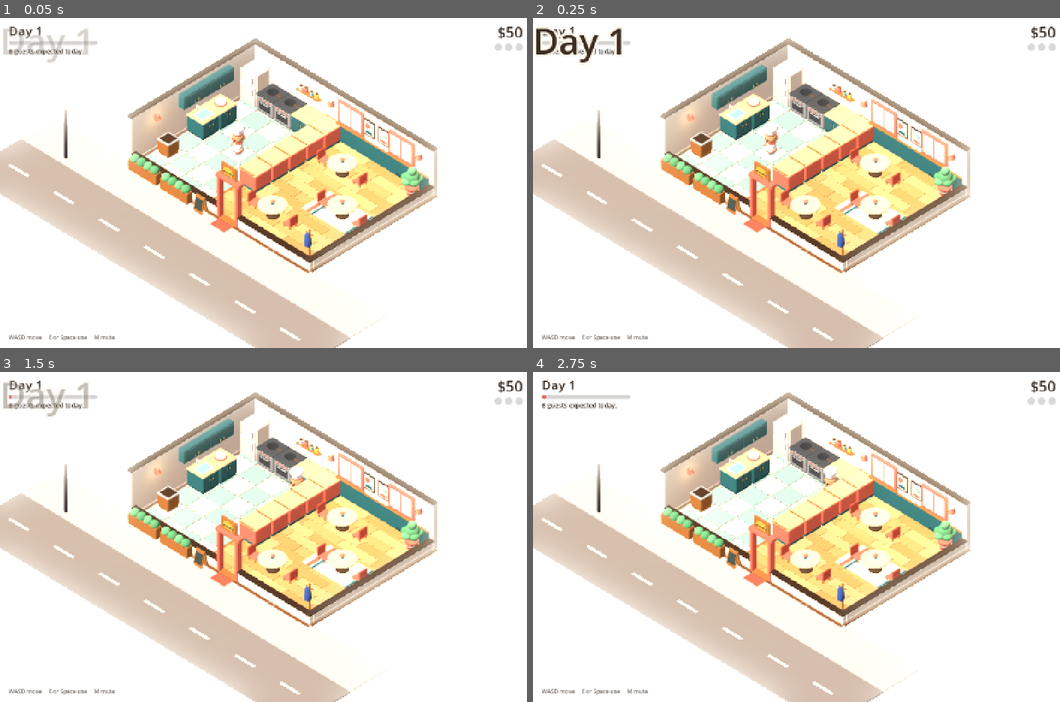
Above: before the commit, frames 1-4 (two rows, left to right).
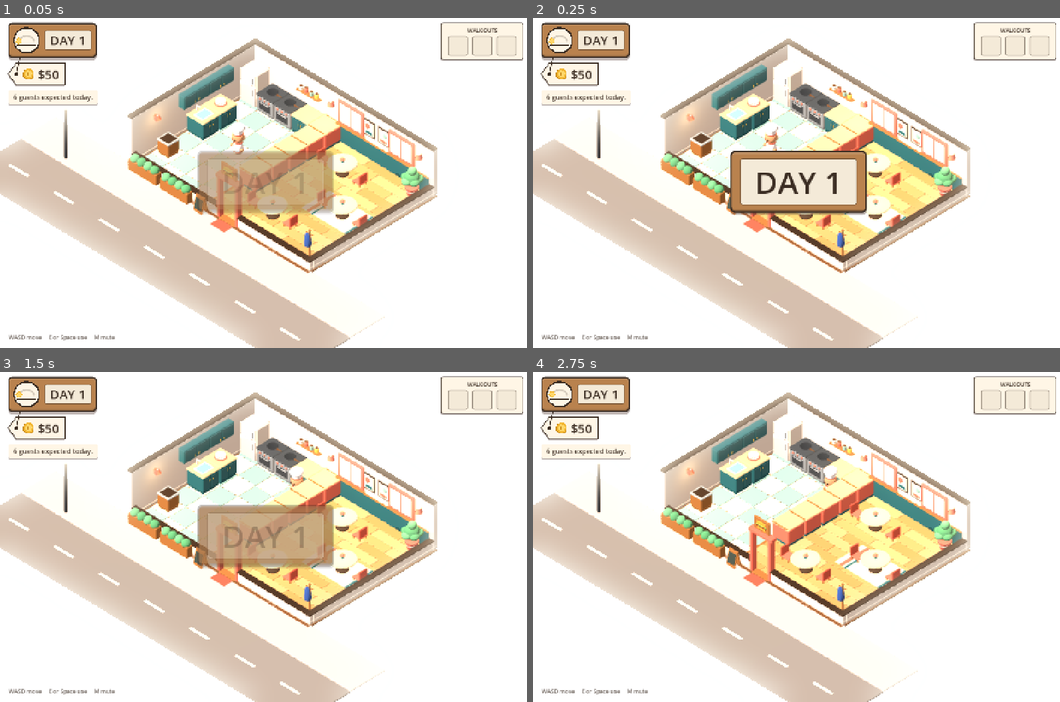
Above: after the commit, the same moments.

Repository: Ghigog/Regulars
Game: Godot game, scene res://game/main.tscn
Same seed, same stepped clock (60 frames per second), same inputs: the game is played once before the commit and once after it.
Inputs (mouse positions are in pixels of both pictures, inside the frame that each line leads up to):
- Up to frame 1 (0.05 s): no input
- Up to frame 2 (0.25 s): no input
- Up to frame 3 (1.5 s): tap Enter at 0.5 s; move the mouse to (384, 520) at 0.52 s; hold D 0.53-1.25 s; hold Shift 0.53-1.25 s; click (384, 520) at 0.67 s; tap Space at 0.77 s; drag from (158, 553) to (237, 603) at 1.27 s
- Up to frame 4 (2.75 s): tap Space at 2 s; move the mouse to (854, 464) at 2.02 s; hold D from 2.03 s (still down); tap Ctrl at 2.1 s; click (854, 464) at 2.17 s

The runs differ from the first frame. In frame 1, 9.9% of the frame differs, in the area x 0-100%, y 1-60%; in frame 2, 10%; in frame 3, 10%; in frame 4, 5.2%.

Commit message:
Art step 7: paper-and-wood interface, sun dial, punch-card, keycap prompt, receipt and menu card
Co-Authored-By: Claude Fable 5.2 <noreply@anthropic.com>

Diff:
--- a/game/hud.gd
+++ b/game/hud.gd
@@ -1,23 +1,194 @@
 class_name Hud
 extends CanvasLayer
-## On-screen status, the day banner, and the end-of-day and game-over cards.
+## The paper-and-wood interface (style guide, sheet 14): a wooden day plaque with
+## a sun dial, a price-tag for money, a walkout punch-card, keycap prompts, the
+## end-of-day receipt on a clipboard and the game-over menu card.
 
 const INK := Color("#3a2c22")
 const CREAM := Color("#fff6e6")
-const CORAL := Color("#e56b5d")
+const PAPER := Color("#f4ead8")
+const CORAL := Color("#ee7560")
+const WOOD := Color("#b9824e")
+const SHADOW := Color("#5a423a", 0.38)   # plum-brown, never black
 
 var game
 var root: Control
 var day_label: Label
-var day_bar: ProgressBar
+var sun: SunDial
+var toast_sheet: Sheet
 var toast: Label
 var money: Label
-var strikes: Array[Panel] = []
+var money_tag: Sheet
+var stamps: Array[Icon] = []
 var hint: Label
-var banner: Label
+var banner: Sheet
+var banner_label: Label
 var center: CenterContainer
+var prompt: HBoxContainer
+var prompt_label: Label
 var _shown_money := -1
+var _shown_strikes := 0
 var _toast_tween: Tween
+
+
+## A wooden-enamel token or a bare icon, drawn from the shared Icons artwork.
+class Icon extends Control:
+	var id := ""
+	var token := true
+
+	func _init(id_: String, px: float, token_ := true) -> void:
+		id = id_
+		token = token_
+		custom_minimum_size = Vector2(px, px)
+		mouse_filter = Control.MOUSE_FILTER_IGNORE
+
+	func set_id(id_: String) -> void:
+		id = id_
+		queue_redraw()
+
+	func _draw() -> void:
+		var c := size / 2.0
+		var r := minf(size.x, size.y) / 2.0
+		if token:
+			draw_circle(c + Vector2(0, r * 0.1), r, Hud.SHADOW)
+			draw_circle(c, r, Hud.INK)
+			draw_circle(c, r * 0.86, Color("#e9d3ac"))
+			draw_circle(c - Vector2(0, r * 0.05), r * 0.8, Hud.PAPER)
+			r *= 0.6
+		if id == "":
+			return
+		for l: Array in Icons.icon(id):
+			var pts := PackedVector2Array()
+			for p: Vector2 in l[0]:
+				pts.append(c + Vector2(p.x, -p.y) * r)
+			draw_colored_polygon(pts, Color(l[1]))
+
+
+## The day timer: the sun crosses the sky over a cream dial.
+class SunDial extends Control:
+	var progress := 0.0
+
+	func _init() -> void:
+		custom_minimum_size = Vector2(72, 72)
+
+	func _draw() -> void:
+		var c := size / 2.0
+		var r := size.x / 2.0
+		draw_circle(c, r, Hud.INK)
+		draw_circle(c, r - 4, Hud.CREAM)
+		var a0 := deg_to_rad(200.0)
+		var a1 := deg_to_rad(340.0)
+		var arc_c := c + Vector2(0, r * 0.28)
+		draw_arc(arc_c, r * 0.62, a0, a1, 24, Color(Hud.INK, 0.2), 5.0, true)
+		var a := lerpf(a0, a1, progress)
+		draw_arc(arc_c, r * 0.62, a0, a, 24, Color("#f2b632"), 5.0, true)
+		draw_line(c + Vector2(-r * 0.7, r * 0.38), c + Vector2(r * 0.7, r * 0.38), Hud.INK, 3.0, true)
+		var at := arc_c + Vector2(cos(a), sin(a)) * r * 0.62
+		for l: Array in Icons.icon("sun"):
+			var pts := PackedVector2Array()
+			for p: Vector2 in l[0]:
+				pts.append(at + Vector2(p.x, -p.y) * r * 0.3)
+			draw_colored_polygon(pts, Color(l[1]))
+
+
+## A piece of paper or wood that holds other controls.
+class Sheet extends MarginContainer:
+	var kind := "paper"
+	var tint := Hud.CORAL
+
+	func _init(kind_: String, mx := 14, my := 10) -> void:
+		kind = kind_
+		mouse_filter = Control.MOUSE_FILTER_IGNORE
+		for side: String in ["left", "right"]:
+			add_theme_constant_override("margin_" + side, mx)
+		for side: String in ["top", "bottom"]:
+			add_theme_constant_override("margin_" + side, my)
+		resized.connect(queue_redraw)
+
+	func pad(left: int, top: int, right: int, bottom: int) -> Sheet:
+		add_theme_constant_override("margin_left", left)
+		add_theme_constant_override("margin_top", top)
+		add_theme_constant_override("margin_right", right)
+		add_theme_constant_override("margin_bottom", bottom)
+		return self
+
+	func _box(r: Rect2, col: Color, radius: int, border := 0, border_col := Hud.INK) -> void:
+		var sb := StyleBoxFlat.new()
+		sb.bg_color = col
+		sb.set_corner_radius_all(radius)
+		sb.set_border_width_all(border)
+		sb.border_color = border_col
+		sb.anti_aliasing = true
+		draw_style_box(sb, r)
+
+	func _wood(r: Rect2, radius := 12) -> void:
+		_box(Rect2(r.position + Vector2(0, 6), r.size), Hud.SHADOW, radius)
+		_box(r, Hud.INK, radius)
+		var inner := r.grow(-4)
+		_box(inner, Hud.WOOD.darkened(0.14), radius - 3)                 # the 3 cm bevel: dark foot,
+		_box(Rect2(inner.position, inner.size - Vector2(0, 5)), Hud.WOOD.lightened(0.16), radius - 3)  # light lip,
+		_box(Rect2(inner.position + Vector2(0, 4), inner.size - Vector2(0, 9)), Hud.WOOD, radius - 4)  # flat face
+
+	func _draw() -> void:
+		var r := Rect2(Vector2.ZERO, size)
+		match kind:
+			"wood":
+				_wood(r)
+			"clip":
+				_wood(r, 16)
+				var cw := 150.0
+				_box(Rect2(size.x / 2 - cw / 2, -12, cw, 46), Color("#8f989a"), 8, 3, Hud.INK)
+				_box(Rect2(size.x / 2 - 22, -24, 44, 26), Color("#8f989a"), 12, 3, Hud.INK)
+			"paper":
+				_box(Rect2(r.position + Vector2(0, 4), r.size), Hud.SHADOW, 6)
+				_box(r, Hud.CREAM, 6)
+			"label":
+				_box(Rect2(r.position + Vector2(0, 3), r.size), Hud.SHADOW, 5)
+				_box(r, Hud.CREAM, 5, 2, Hud.INK)
+			"inset":
+				_box(r, Hud.PAPER, 5, 2, Color(Hud.INK, 0.5))
+			"key":
+				_box(Rect2(r.position + Vector2(0, 5), r.size), Hud.SHADOW, 9)
+				_box(r, Color("#cbbfa8"), 9, 2, Hud.INK)
+				_box(Rect2(r.position + Vector2(4, 3), r.size - Vector2(8, 11)), Hud.CREAM, 7)
+			"tag":  # a price tag: pointed end with a punched hole
+				var nose := 22.0
+				var shape := PackedVector2Array([Vector2(nose, 0), Vector2(size.x, 0), Vector2(size.x, size.y), Vector2(nose, size.y), Vector2(0, size.y / 2)])
+				var shadow := PackedVector2Array()
+				for p in shape:
+					shadow.append(p + Vector2(0, 4))
+				draw_colored_polygon(shadow, Hud.SHADOW)
+				draw_colored_polygon(shape, Hud.CREAM)
+				draw_polyline(shape + PackedVector2Array([shape[0]]), Hud.INK, 2.0, true)
+				draw_circle(Vector2(nose, size.y / 2), 5, Hud.INK)
+				draw_line(Vector2(nose, size.y / 2), Vector2(nose + 10, -18), Hud.INK, 2.0, true)
+			"receipt":  # torn at the bottom
+				var shape := PackedVector2Array([Vector2.ZERO, Vector2(size.x, 0)])
+				var teeth := int(size.x / 16.0)
+				for i in teeth + 1:
+					var x := size.x - i * size.x / teeth
+					shape.append(Vector2(x, size.y - (10.0 if i % 2 else 0.0)))
+				var shadow := PackedVector2Array()
+				for p in shape:
+					shadow.append(p + Vector2(0, 5))
+				draw_colored_polygon(shadow, Hud.SHADOW)
+				draw_colored_polygon(shape, Hud.CREAM)
+			"note":  # the pinned gossip note
+				_box(Rect2(r.position + Vector2(0, 4), r.size), Hud.SHADOW, 2)
+				_box(r, Color("#ffe58a"), 2)
+				draw_circle(Vector2(size.x / 2, 6), 8, Hud.INK)
+				draw_circle(Vector2(size.x / 2, 5), 6, Hud.CORAL)
+			"ribbon":
+				var n := 14.0
+				draw_colored_polygon(PackedVector2Array([Vector2(0, 0), Vector2(size.x, 0), Vector2(size.x - n, size.y / 2), Vector2(size.x, size.y), Vector2(0, size.y), Vector2(n, size.y / 2)]), tint)
+			"menu":  # a folded, coral-trimmed menu card with a curled corner
+				_box(Rect2(r.position + Vector2(0, 7), r.size), Hud.SHADOW, 10)
+				_box(r, Hud.CORAL, 10, 3, Hud.INK)
+				_box(r.grow(-10), Hud.CREAM, 5)
+				_box(r.grow(-16), Hud.CREAM, 3, 2, Color(Hud.CORAL, 0.6))
+				draw_line(Vector2(size.x / 2, 12), Vector2(size.x / 2, size.y - 12), Color(Hud.INK, 0.07), 3.0)
+				var k := 34.0
+				draw_colored_polygon(PackedVector2Array([Vector2(size.x - 10 - k, size.y - 10), Vector2(size.x - 10, size.y - 10 - k), Vector2(size.x - 10 - k, size.y - 10 - k)]), Hud.PAPER.darkened(0.12))
 
 
 func setup(game_) -> void:
@@ -28,51 +199,91 @@
 	root.theme = _theme()
 	add_child(root)
 
+	# Top left: the wooden day plaque with its sun dial, and the money tag below.
 	var left := VBoxContainer.new()
-	left.position = Vector2(24, 16)
+	left.position = Vector2(22, 18)
+	left.add_theme_constant_override("separation", 14)
 	root.add_child(left)
-	day_label = _label(left, 34)
-	day_bar = ProgressBar.new()
-	day_bar.custom_minimum_size = Vector2(240, 12)
-	day_bar.show_percentage = false
-	day_bar.max_value = 1.0
-	left.add_child(day_bar)
-	toast = _label(left, 17)
-
-	var right := VBoxContainer.new()
-	right.anchor_left = 1.0
-	right.anchor_right = 1.0
-	right.offset_left = -264
-	right.offset_right = -24
-	right.offset_top = 16
-	root.add_child(right)
-	money = _label(right, 40)
-	money.horizontal_alignment = HORIZONTAL_ALIGNMENT_RIGHT
-	var row := HBoxContainer.new()
-	row.alignment = BoxContainer.ALIGNMENT_END
-	row.add_theme_constant_override("separation", 8)
-	right.add_child(row)
+	var plaque := Sheet.new("wood", 14, 12)
+	plaque.size_flags_horizontal = Control.SIZE_SHRINK_BEGIN
+	left.add_child(plaque)
+	var prow := HBoxContainer.new()
+	prow.add_theme_constant_override("separation", 12)
+	plaque.add_child(prow)
+	sun = SunDial.new()
+	prow.add_child(sun)
+	var day_paper := Sheet.new("inset", 16, 4)
+	day_paper.size_flags_vertical = Control.SIZE_SHRINK_CENTER
+	prow.add_child(day_paper)
+	day_label = _label(day_paper, 34)
+	money_tag = Sheet.new("tag").pad(38, 6, 16, 6)
+	money_tag.size_flags_horizontal = Control.SIZE_SHRINK_BEGIN
+	left.add_child(money_tag)
+	var mrow := HBoxContainer.new()
+	mrow.add_theme_constant_override("separation", 8)
+	money_tag.add_child(mrow)
+	mrow.add_child(Icon.new("coin", 34, false))
+	money = _label(mrow, 34)
+	toast_sheet = Sheet.new("paper", 14, 6)
+	toast_sheet.size_flags_horizontal = Control.SIZE_SHRINK_BEGIN
+	toast_sheet.modulate.a = 0.0
+	left.add_child(toast_sheet)
+	toast = _label(toast_sheet, 18)
+
+	# Top right: the walkout punch-card. Each walkout stamps a red angry face.
+	var card := Sheet.new("label", 16, 10)
+	card.anchor_left = 1.0
+	card.anchor_right = 1.0
+	card.offset_left = -246
+	card.offset_right = -22
+	card.offset_top = 18
+	root.add_child(card)
+	var cbox := VBoxContainer.new()
+	cbox.add_theme_constant_override("separation", 4)
+	card.add_child(cbox)
+	_label(cbox, 15, "WALKOUTS").horizontal_alignment = HORIZONTAL_ALIGNMENT_CENTER
+	var slots := HBoxContainer.new()
+	slots.alignment = BoxContainer.ALIGNMENT_CENTER
+	slots.add_theme_constant_override("separation", 12)
+	cbox.add_child(slots)
 	for i in Ledger.MAX_STRIKES:
-		var dot := Panel.new()
-		dot.custom_minimum_size = Vector2(20, 20)
-		row.add_child(dot)
-		strikes.append(dot)
+		var slot := Sheet.new("inset", 4, 4)
+		slots.add_child(slot)
+		var stamp := Icon.new("", 46, false)
+		slot.add_child(stamp)
+		stamps.append(stamp)
 
 	hint = _label(root, 15)
 	hint.anchor_top = 1.0
 	hint.anchor_bottom = 1.0
 	hint.offset_left = 24
 	hint.offset_top = -40
-	hint.modulate.a = 0.7
+	hint.modulate.a = 0.75
 	hint.text = "WASD move     E or Space use     M mute"
 
-	banner = _label(root, 96)
-	banner.set_anchors_preset(Control.PRESET_FULL_RECT)
-	banner.horizontal_alignment = HORIZONTAL_ALIGNMENT_CENTER
-	banner.vertical_alignment = VERTICAL_ALIGNMENT_CENTER
-	banner.add_theme_color_override("font_outline_color", CREAM)
-	banner.add_theme_constant_override("outline_size", 24)
+	# The keycap prompt that floats over the station the chef faces.
+	prompt = HBoxContainer.new()
+	prompt.add_theme_constant_override("separation", 6)
+	prompt.visible = false
+	root.add_child(prompt)
+	var key := Sheet.new("key", 13, 4).pad(13, 3, 13, 9)
+	prompt.add_child(key)
+	_label(key, 22, "E")
+	var tag := Sheet.new("label", 12, 4)
+	tag.size_flags_vertical = Control.SIZE_SHRINK_CENTER
+	prompt.add_child(tag)
+	prompt_label = _label(tag, 20)
+
+	var banner_box := CenterContainer.new()
+	banner_box.set_anchors_preset(Control.PRESET_FULL_RECT)
+	banner_box.mouse_filter = Control.MOUSE_FILTER_IGNORE
+	root.add_child(banner_box)
+	banner = Sheet.new("wood", 26, 20)
 	banner.modulate.a = 0.0
+	banner_box.add_child(banner)
+	var banner_paper := Sheet.new("inset", 40, 6)
+	banner.add_child(banner_paper)
+	banner_label = _label(banner_paper, 84)
 
 	center = CenterContainer.new()
 	center.set_anchors_preset(Control.PRESET_FULL_RECT)
@@ -88,22 +299,32 @@
 	return sb
 
 
+static func _stamp_button(col: Color) -> StyleBoxFlat:
+	var sb := _flat(col, 10, 12)
+	sb.border_color = col.darkened(0.25)
+	sb.border_width_bottom = 5
+	sb.shadow_color = SHADOW
+	sb.shadow_size = 4
+	sb.shadow_offset = Vector2(0, 3)
+	return sb
+
+
 func _theme() -> Theme:
 	var t := Theme.new()
-	t.set_color("font_color", "Label", INK)
-	t.set_stylebox("normal", "Button", _flat(CORAL, 12, 12))
-	t.set_stylebox("hover", "Button", _flat(CORAL.lightened(0.12), 12, 12))
-	t.set_stylebox("pressed", "Button", _flat(CORAL.darkened(0.15), 12, 12))
+	# A chunky rounded face where the system has one. (A bundled hand-lettered
+	# font is still to be chosen.)
+	var font := SystemFont.new()
+	font.font_names = PackedStringArray(["Arial Rounded MT Bold", "Nunito", "Varela Round", "Verdana"])
+	font.font_weight = 700
+	t.default_font = font
+	t.set_color("font_color", "Label", INK)   # dark brown ink for all text
+	t.set_stylebox("normal", "Button", _stamp_button(CORAL))
+	t.set_stylebox("hover", "Button", _stamp_button(CORAL.lightened(0.1)))
+	t.set_stylebox("pressed", "Button", _stamp_button(CORAL.darkened(0.12)))
 	t.set_stylebox("focus", "Button", StyleBoxEmpty.new())
-	t.set_color("font_color", "Button", Color.WHITE)
+	t.set_color("font_color", "Button", CREAM)
+	t.set_color("font_hover_color", "Button", CREAM)
 	t.set_font_size("font_size", "Button", 20)
-	t.set_stylebox("background", "ProgressBar", _flat(Color(INK, 0.2), 6))
-	t.set_stylebox("fill", "ProgressBar", _flat(CORAL, 6))
-	var card := _flat(CREAM, 22, 32)
-	card.shadow_color = Color(0, 0, 0, 0.22)
-	card.shadow_size = 18
-	card.shadow_offset = Vector2(0, 6)
-	t.set_stylebox("panel", "PanelContainer", card)
 	return t
 
 
@@ -118,33 +339,51 @@
 func update_status() -> void:
 	var l: Ledger = game.ledger
 	# After closing the books the ledger is already on tomorrow; keep showing the day just played.
-	day_label.text = "Day %d" % (l.day - 1 if game.phase == game.Phase.SUMMARY else l.day)
-	day_bar.value = game.day_progress()
+	day_label.text = "DAY %d" % (l.day - 1 if game.phase == game.Phase.SUMMARY else l.day)
+	sun.progress = game.day_progress()
+	sun.queue_redraw()
 	if l.money != _shown_money:
 		if _shown_money >= 0 and l.money > _shown_money:
-			money.pivot_offset = money.size * Vector2(1.0, 0.5)
-			money.scale = Vector2(1.35, 1.35)
-			money.create_tween().tween_property(money, "scale", Vector2.ONE, 0.35) \
+			money_tag.pivot_offset = money_tag.size * Vector2(0.0, 0.5)
+			money_tag.scale = Vector2(1.25, 1.25)
+			money_tag.create_tween().tween_property(money_tag, "scale", Vector2.ONE, 0.35) \
 				.set_trans(Tween.TRANS_BACK).set_ease(Tween.EASE_OUT)
 		_shown_money = l.money
 		money.text = "$%d" % l.money
-	for i in strikes.size():
-		var lost := i < l.strikes()
-		strikes[i].add_theme_stylebox_override("panel", _flat(CORAL if lost else Color(INK, 0.18), 10))
+	var strikes := l.strikes()
+	if strikes != _shown_strikes:
+		for i in stamps.size():
+			stamps[i].set_id("walkout" if i < strikes else "")
+			if i < strikes and i >= _shown_strikes:  # the stamp slams into the next slot
+				stamps[i].pivot_offset = stamps[i].size / 2.0
+				stamps[i].scale = Vector2(2.4, 2.4)
+				stamps[i].rotation = randf_range(-0.3, 0.3)
+				stamps[i].create_tween().tween_property(stamps[i], "scale", Vector2.ONE, 0.22) \
+					.set_trans(Tween.TRANS_BACK).set_ease(Tween.EASE_OUT)
+		_shown_strikes = strikes
+
+
+## Shows "[E] COOK" over a point on screen, or hides it when `text` is empty.
+func show_prompt(at: Vector2, text: String) -> void:
+	prompt.visible = text != ""
+	if text != "":
+		prompt_label.text = text.to_upper()
+		prompt.reset_size()
+		prompt.position = (at - Vector2(prompt.size.x / 2.0, prompt.size.y)).round()
 
 
 func say(s: String) -> void:
 	toast.text = s
-	toast.modulate.a = 1.0
+	toast_sheet.modulate.a = 1.0
 	if _toast_tween:
 		_toast_tween.kill()
-	_toast_tween = toast.create_tween()
+	_toast_tween = toast_sheet.create_tween()
 	_toast_tween.tween_interval(3.0)
-	_toast_tween.tween_property(toast, "modulate:a", 0.0, 0.8)
+	_toast_tween.tween_property(toast_sheet, "modulate:a", 0.0, 0.8)
 
 
 func show_banner(s: String) -> void:
-	banner.text = s
+	banner_label.text = s.to_upper()
 	banner.modulate.a = 0.0
 	var tw := banner.create_tween()
 	tw.tween_property(banner, "modulate:a", 1.0, 0.25)
@@ -158,30 +397,39 @@
 		c.queue_free()
 
 
-func _card(title: String) -> VBoxContainer:
-	hide_card()
-	var panel := PanelContainer.new()
-	panel.custom_minimum_size = Vector2(440, 0)
-	center.add_child(panel)
-	var box := VBoxContainer.new()
-	box.add_theme_constant_override("separation", 10)
-	panel.add_child(box)
-	_label(box, 40, title).horizontal_alignment = HORIZONTAL_ALIGNMENT_CENTER
-	panel.pivot_offset = Vector2(220, 160)
+func _pop_in(panel: Control) -> void:
+	panel.pivot_offset = Vector2(240, 200)
 	panel.scale = Vector2(0.85, 0.85)
 	panel.modulate.a = 0.0
 	var tw := panel.create_tween().set_parallel()
 	tw.tween_property(panel, "scale", Vector2.ONE, 0.3).set_trans(Tween.TRANS_BACK).set_ease(Tween.EASE_OUT)
 	tw.tween_property(panel, "modulate:a", 1.0, 0.2)
-	return box
-
-
-func _row(box: VBoxContainer, title: String, value: String, font := 22) -> Label:
+
+
+func _ribbon(box: VBoxContainer, text: String, col: Color) -> void:
+	var ribbon := Sheet.new("ribbon", 30, 6)
+	ribbon.tint = col
+	ribbon.size_flags_horizontal = Control.SIZE_SHRINK_CENTER
+	box.add_child(ribbon)
+	var l := _label(ribbon, 26, text)
+	l.add_theme_color_override("font_color", CREAM)
+
+
+func _row(box: VBoxContainer, icon: String, title: String, value: String, font := 22) -> Label:
 	var row := HBoxContainer.new()
+	row.add_theme_constant_override("separation", 10)
 	box.add_child(row)
+	if icon != "":
+		row.add_child(Icon.new(icon, font + 10))
 	var l := _label(row, font, title)
 	l.size_flags_horizontal = Control.SIZE_EXPAND_FILL
 	return _label(row, font, value)
+
+
+func _rule(box: VBoxContainer) -> void:
+	var l := _label(box, 14, "- ".repeat(34))
+	l.clip_text = true
+	l.modulate.a = 0.45
 
 
 func _button(box: VBoxContainer, text: String, action: Callable) -> void:
@@ -191,34 +439,60 @@
 	box.add_child(b)
 
 
+## End of day: a torn diner receipt on a wooden clipboard, with the town gossip
+## pinned beside it.
 func show_summary(rec: Dictionary) -> void:
-	var box := _card("Day %d done" % rec.day)
-	_row(box, "Meals served", str(rec.served))
-	_row(box, "Sales", "$%d" % rec.sales)
-	_row(box, "Tips", "$%d" % rec.tips)
-	_row(box, "Walkouts", str(rec.walkouts))
-	box.add_child(HSeparator.new())
+	hide_card()
+	var clip := Sheet.new("clip").pad(26, 46, 26, 26)
+	center.add_child(clip)
+	var stack := VBoxContainer.new()
+	stack.add_theme_constant_override("separation", 14)
+	clip.add_child(stack)
+	var receipt := Sheet.new("receipt").pad(30, 22, 30, 34)
+	receipt.custom_minimum_size = Vector2(430, 0)
+	stack.add_child(receipt)
+	var box := VBoxContainer.new()
+	box.add_theme_constant_override("separation", 8)
+	receipt.add_child(box)
+	_ribbon(box, "END OF DAY %d" % rec.day, CORAL)
+	_row(box, "food", "Meals served", str(rec.served))
+	_row(box, "coin", "Sales", "$%d" % rec.sales)
+	_row(box, "tip", "Tips", "$%d" % rec.tips)
+	_row(box, "walkout", "Walkouts", str(rec.walkouts))
+	_rule(box)
 	var earned: int = rec.sales + rec.tips
-	var total := _row(box, "Earned today", "$0", 30)
+	var total := _row(box, "", "Earned today", "$0", 30)
 	total.create_tween().tween_method(func(v: float) -> void: total.text = "$%d" % roundi(v), 0.0, float(earned), 0.9) \
 		.set_delay(0.3).set_ease(Tween.EASE_OUT).set_trans(Tween.TRANS_CUBIC)
-	_row(box, "In the bank", "$%d" % game.ledger.money)
-	var gossip := _label(box, 16, game.town.headline())
+	_row(box, "", "In the bank", "$%d" % game.ledger.money)
+	var note := Sheet.new("note").pad(16, 18, 16, 10)
+	note.rotation = -0.02
+	stack.add_child(note)
+	var gossip := _label(note, 16, game.town.headline())
 	gossip.autowrap_mode = TextServer.AUTOWRAP_WORD_SMART
-	gossip.modulate.a = 0.75
-	_button(box, "Open for day %d   (Enter)" % game.ledger.day, game.start_day)
-
-
+	gossip.custom_minimum_size = Vector2(380, 0)
+	_button(stack, "Open for day %d   (Enter)" % game.ledger.day, game.start_day)
+	_pop_in(clip)
+
+
+## Game over: a folded, coral-trimmed menu card.
 func show_closed(days: int, earned: int, best: Dictionary, is_record: bool) -> void:
-	var box := _card("Closed down")
+	hide_card()
+	var menu := Sheet.new("menu").pad(40, 34, 40, 40)
+	menu.custom_minimum_size = Vector2(480, 0)
+	center.add_child(menu)
+	var box := VBoxContainer.new()
+	box.add_theme_constant_override("separation", 12)
+	menu.add_child(box)
+	_ribbon(box, "CLOSED DOWN", INK)
 	var why := _label(box, 17, "Three guests walked out in one day.")
 	why.horizontal_alignment = HORIZONTAL_ALIGNMENT_CENTER
 	why.modulate.a = 0.75
-	_row(box, "Days survived", str(days), 26)
-	_row(box, "Total earned", "$%d" % earned, 26)
-	box.add_child(HSeparator.new())
+	_row(box, "sun", "Days survived", str(days), 26)
+	_row(box, "coin", "Total earned", "$%d" % earned, 26)
 	if is_record:
-		_label(box, 22, "New best run!").horizontal_alignment = HORIZONTAL_ALIGNMENT_CENTER
+		_row(box, "star", "New best run!", "", 26)
 	else:
-		_row(box, "Best run", "%d days, $%d" % [best.days, best.earned], 18)
+		_row(box, "star", "Best run", "%d days, $%d" % [best.days, best.earned], 20)
 	_button(box, "Try again   (Enter)", game.restart)
+	_pop_in(menu)
--- a/game/icons.gd
+++ b/game/icons.gd
@@ -72,6 +72,8 @@
 			o.append([PackedVector2Array([Vector2(-0.84, 0.05), Vector2(-0.5, -0.22), Vector2(-0.1, 0.05), Vector2(0.3, -0.22), Vector2(0.84, 0.05), Vector2(0.84, 0.16), Vector2(-0.84, 0.16)]), "#ffd452"])
 			o.append([rect(0, 0.2, 1.86, 0.17), "#6fbf5f"])
 			o.append([ell(0, 0.26, 0.8, 0.62, 0, 180), "#e6a542"])
+		"food":
+			o = _moved(icon("burger"), Vector2.ZERO, 1.0)
 		"zzz":
 			for i in 3:
 				o.append([ell(-0.62 + i * 0.36, -0.55, 0.14), INK])
--- a/game/main.gd
+++ b/game/main.gd
@@ -31,8 +31,7 @@
 var player: Player
 var hud: Hud
 var cam: Camera3D
-var _cursor: MeshInstance3D
-var _prompt: Label3D
+var _cursor: Node3D
 var _gross: Array[Dictionary] = []
 var _sfx := {}
 var _sun: DirectionalLight3D
@@ -56,15 +55,12 @@
 	hud = Hud.new()
 	add_child(hud)
 	hud.setup(self)
-	_cursor = Build.box(self, Vector3.ZERO, Vector3(0.96, 0.03, 0.96), "#ffd34e", 1.0)
-	_prompt = Label3D.new()
-	_prompt.billboard = BaseMaterial3D.BILLBOARD_ENABLED
-	_prompt.no_depth_test = true
-	_prompt.font_size = 44
-	_prompt.outline_size = 14
-	_prompt.pixel_size = 0.006
-	_prompt.modulate = Color("#ffe9a8")
-	add_child(_prompt)
+	# A warm frame around the top of the station the chef is facing.
+	_cursor = Node3D.new()
+	add_child(_cursor)
+	for i in 4:
+		var bar := Build.box(_cursor, Vector3(0, 0, 0.5).rotated(Vector3.UP, i * PI / 2), Vector3(1.06, 0.05, 0.07), Build.WARN, 0.8)
+		bar.rotation.y = i * PI / 2
 	_shot_path = OS.get_environment("REGULARS_SHOT")
 	start_day()
 	_apply_demo(OS.get_environment("REGULARS_DEMO"))
@@ -664,12 +660,12 @@
 	var st: Station = stations.get(player.target_cell())
 	var action := prompt_for(st) if st != null and phase == Phase.SERVICE else ""
 	_cursor.visible = action != ""
-	_prompt.visible = action != ""
+	var at := Vector2.ZERO
 	if st != null:
-		var top := 1.75 if st.type == "fridge" else 0.9
+		var top := 1.72 if st.type == "fridge" else 0.9
 		_cursor.position = st.position + Vector3(0, top, 0)
-		_prompt.position = st.position + Vector3(0, 2.45 if st.type == "stove" else top + 0.75, 0)
-		_prompt.text = "[E] " + action
+		at = cam.unproject_position(st.position + Vector3(0, 2.25 if st.type == "stove" else top + 0.7, 0))
+	hud.show_prompt(at, action)
 
 
 func _unhandled_input(event: InputEvent) -> void:
